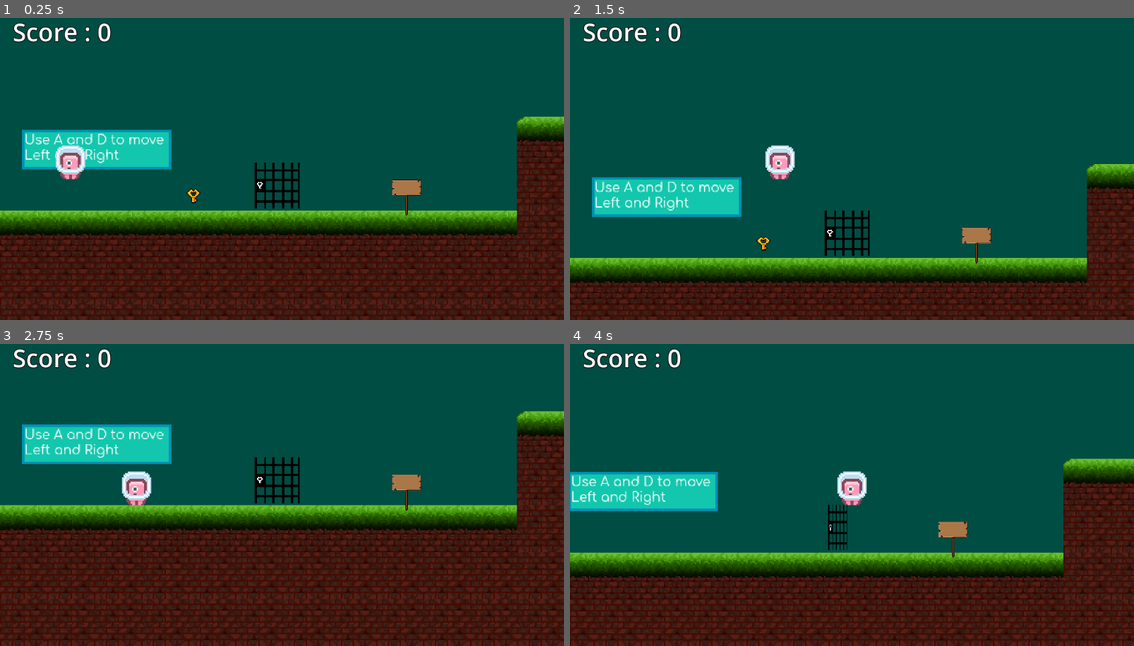
Above: before the commit, frames 1-4 (two rows, left to right).
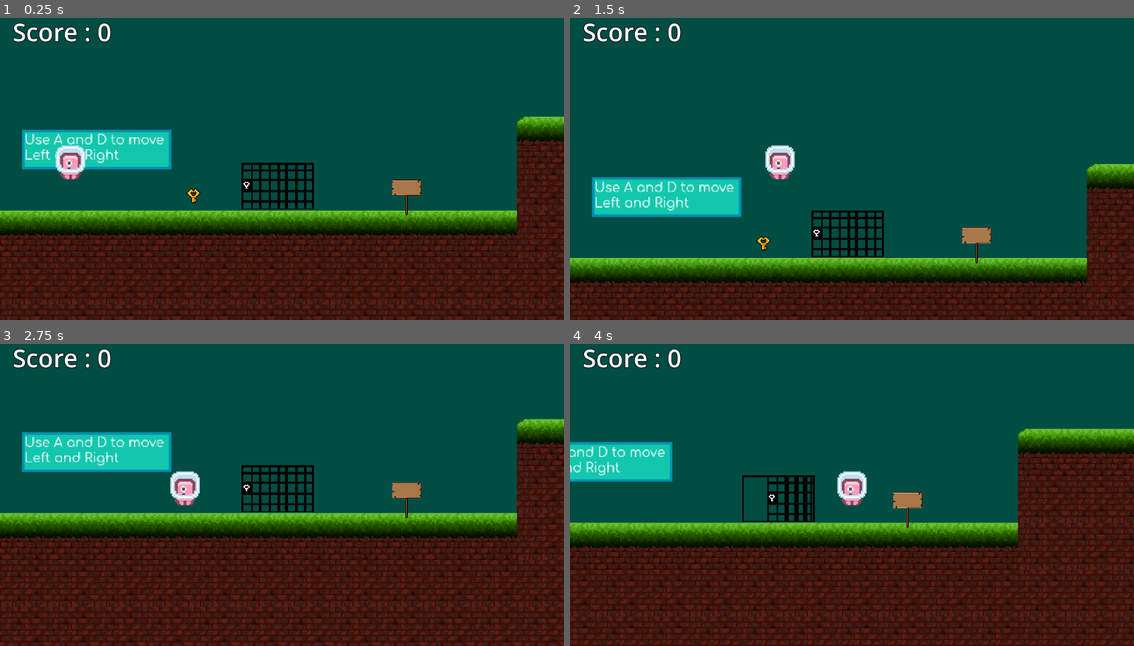
Above: after the commit, the same moments.

Repository: RetroRabiul/Platformer2D
Game: Godot game, scene res://scenes/Level1.tscn
Two runs of this game, one before a commit and one after it. Both use one fixed random seed, a clock stepped at 60 frames per second and the inputs below.
Inputs:
- Up to frame 1 (0.25 s): no input
- Up to frame 2 (1.5 s): hold D from 0.53 s (still down); tap Space at 0.77 s
- Up to frame 3 (2.75 s): tap Space at 1.52 s; release D at 2.03 s; hold A from 2.03 s (still down)
- Up to frame 4 (4 s): release A at 2.78 s; hold D from 2.78 s (still down); tap Space at 3.02, 3.77 s

The runs differ from the first frame. In frame 1, 1.1% of the frame differs, in the area x 42-56%, y 47-64%; in frame 2, 1.1%; in frame 3, 24%; in frame 4, 32%, in the area x 0-100%, y 28-100%.

Commit message:
animation

Diff:
--- a/scenes/cage.tscn
+++ b/scenes/cage.tscn
@@ -1,27 +1,132 @@
-[gd_scene load_steps=7 format=3 uid="uid://b43qre0hgye5w"]
+[gd_scene load_steps=31 format=3 uid="uid://b43qre0hgye5w"]
 
-[ext_resource type="Texture2D" uid="uid://qtyk4b8xpg4b" path="res://assets/Sprites/Objects/Cage.png" id="1_h48da"]
 [ext_resource type="Script" path="res://scripts/cage.gd" id="1_we2vj"]
-[ext_resource type="Texture2D" uid="uid://v6xe87xrr7uw" path="res://assets/Sprites/Objects/CageOpen.png" id="3_ya5bu"]
+[ext_resource type="Texture2D" uid="uid://3xcw0u2amjol" path="res://assets/Sprites/Objects/CageOpening/CageClosed.png" id="2_g64w0"]
+[ext_resource type="Texture2D" uid="uid://chd2i3xtga5do" path="res://assets/Sprites/Objects/CageOpening/CageOpening.png" id="3_ghh72"]
+[ext_resource type="Texture2D" uid="uid://cmv8jhdgqvsi2" path="res://assets/Sprites/Objects/CageOpening/CageOpening2.png" id="4_dwscr"]
+[ext_resource type="Texture2D" uid="uid://c8uhdx3jejj85" path="res://assets/Sprites/Objects/CageOpening/CageOpening3.png" id="5_cn83j"]
+[ext_resource type="Texture2D" uid="uid://rkiehk2cx5xf" path="res://assets/Sprites/Objects/CageOpening/CageOpening4.png" id="6_fjlks"]
+[ext_resource type="Texture2D" uid="uid://couw43seeddk1" path="res://assets/Sprites/Objects/CageOpening/CageOpening5.png" id="7_adxfr"]
+[ext_resource type="Texture2D" uid="uid://bdnoonqsp4pxe" path="res://assets/Sprites/Objects/CageOpening/CageOpening6.png" id="8_k3c2y"]
+[ext_resource type="Texture2D" uid="uid://bdtwjr4f1cxl6" path="res://assets/Sprites/Objects/CageOpening/CageOpening7.png" id="9_3cx2g"]
+[ext_resource type="Texture2D" uid="uid://ds7dx13tptv1j" path="res://assets/Sprites/Objects/CageOpening/CageOpening8.png" id="10_616dj"]
+[ext_resource type="Texture2D" uid="uid://dvcnbop0jm0e0" path="res://assets/Sprites/Objects/CageOpening/CageOpening9.png" id="11_7wput"]
+[ext_resource type="Texture2D" uid="uid://c44ax0hn20m4c" path="res://assets/Sprites/Objects/CageOpening/CageOpening10.png" id="12_nqu4j"]
+[ext_resource type="Texture2D" uid="uid://ci5v5rxo01p7b" path="res://assets/Sprites/Objects/CageOpening/CageOpening11.png" id="13_1seaf"]
+[ext_resource type="Texture2D" uid="uid://dfios86kh30dn" path="res://assets/Sprites/Objects/CageOpening/CageOpening12.png" id="14_gnfu7"]
+[ext_resource type="Texture2D" uid="uid://b8oxks3lv5d5n" path="res://assets/Sprites/Objects/CageOpening/CageOpening13.png" id="15_plnwt"]
+[ext_resource type="Texture2D" uid="uid://d3j3d4kwfrt83" path="res://assets/Sprites/Objects/CageOpening/CageOpening14.png" id="16_e66rn"]
+[ext_resource type="Texture2D" uid="uid://dhg8nxonm1cjj" path="res://assets/Sprites/Objects/CageOpening/CageOpening15.png" id="17_mxwdi"]
+[ext_resource type="Texture2D" uid="uid://cntymv2ymivk1" path="res://assets/Sprites/Objects/CageOpening/CageOpening16.png" id="18_equ7s"]
+[ext_resource type="Texture2D" uid="uid://y4oht1f61pha" path="res://assets/Sprites/Objects/CageOpening/CageOpening17.png" id="19_f2no6"]
+[ext_resource type="Texture2D" uid="uid://dhy7lokdsiqk3" path="res://assets/Sprites/Objects/CageOpening/CageOpening18.png" id="20_ixlj0"]
+[ext_resource type="Texture2D" uid="uid://dk3w8y4f6pd2n" path="res://assets/Sprites/Objects/CageOpening/CageOpening19.png" id="21_7iqng"]
+[ext_resource type="Texture2D" uid="uid://baea3n0ys6bas" path="res://assets/Sprites/Objects/CageOpening/CageOpening20.png" id="22_w1uop"]
+[ext_resource type="Texture2D" uid="uid://cdocxr7eagshg" path="res://assets/Sprites/Objects/CageOpening/CageOpening21.png" id="23_sysml"]
+[ext_resource type="Texture2D" uid="uid://bec8sup3a5uux" path="res://assets/Sprites/Objects/CageOpening/CageOpening23.png" id="24_u6nyk"]
+[ext_resource type="Texture2D" uid="uid://5387jgs3vxu1" path="res://assets/Sprites/Objects/CageOpening/CageOpening24.png" id="25_qmy77"]
+[ext_resource type="Texture2D" uid="uid://dteoibgiaolx3" path="res://assets/Sprites/Objects/CageOpening/CageOpening25.png" id="26_xetbq"]
+[ext_resource type="Texture2D" uid="uid://0pid28et0l6p" path="res://assets/Sprites/Objects/CageOpening/CageOpening26.png" id="27_oy6pv"]
 
 [sub_resource type="RectangleShape2D" id="RectangleShape2D_unfqj"]
+size = Vector2(30.9524, 19.0476)
 
 [sub_resource type="SpriteFrames" id="SpriteFrames_tc8dp"]
 animations = [{
 "frames": [{
 "duration": 1.0,
-"texture": ExtResource("1_h48da")
+"texture": ExtResource("2_g64w0")
+}],
+"loop": false,
+"name": &"locked",
+"speed": 5.0
+}, {
+"frames": [{
+"duration": 1.0,
+"texture": ExtResource("2_g64w0")
 }, {
 "duration": 1.0,
-"texture": ExtResource("3_ya5bu")
+"texture": ExtResource("3_ghh72")
+}, {
+"duration": 1.0,
+"texture": ExtResource("4_dwscr")
+}, {
+"duration": 1.0,
+"texture": ExtResource("5_cn83j")
+}, {
+"duration": 1.0,
+"texture": ExtResource("6_fjlks")
+}, {
+"duration": 1.0,
+"texture": ExtResource("7_adxfr")
+}, {
+"duration": 1.0,
+"texture": ExtResource("8_k3c2y")
+}, {
+"duration": 1.0,
+"texture": ExtResource("9_3cx2g")
+}, {
+"duration": 1.0,
+"texture": ExtResource("10_616dj")
+}, {
+"duration": 1.0,
+"texture": ExtResource("11_7wput")
+}, {
+"duration": 1.0,
+"texture": ExtResource("12_nqu4j")
+}, {
+"duration": 1.0,
+"texture": ExtResource("13_1seaf")
+}, {
+"duration": 1.0,
+"texture": ExtResource("14_gnfu7")
+}, {
+"duration": 1.0,
+"texture": ExtResource("15_plnwt")
+}, {
+"duration": 1.0,
+"texture": ExtResource("16_e66rn")
+}, {
+"duration": 1.0,
+"texture": ExtResource("17_mxwdi")
+}, {
+"duration": 1.0,
+"texture": ExtResource("18_equ7s")
+}, {
+"duration": 1.0,
+"texture": ExtResource("19_f2no6")
+}, {
+"duration": 1.0,
+"texture": ExtResource("20_ixlj0")
+}, {
+"duration": 1.0,
+"texture": ExtResource("21_7iqng")
+}, {
+"duration": 1.0,
+"texture": ExtResource("22_w1uop")
+}, {
+"duration": 1.0,
+"texture": ExtResource("23_sysml")
+}, {
+"duration": 1.0,
+"texture": ExtResource("24_u6nyk")
+}, {
+"duration": 1.0,
+"texture": ExtResource("25_qmy77")
+}, {
+"duration": 1.0,
+"texture": ExtResource("26_xetbq")
+}, {
+"duration": 1.0,
+"texture": ExtResource("27_oy6pv")
 }],
-"loop": false,
-"name": &"default",
-"speed": 5.0
+"loop": true,
+"name": &"open",
+"speed": 20.0
 }]
 
 [sub_resource type="RectangleShape2D" id="RectangleShape2D_hwhsy"]
-size = Vector2(18.4524, 19.5238)
+size = Vector2(29.7619, 19.0476)
 
 [node name="Cage" type="StaticBody2D"]
 scale = Vector2(1.68, 1.68)
@@ -30,14 +135,16 @@
 [node name="Area2D" type="Area2D" parent="."]
 
 [node name="CageCollision" type="CollisionShape2D" parent="Area2D"]
+position = Vector2(-0.595238, 0)
 shape = SubResource("RectangleShape2D_unfqj")
 
 [node name="Cage" type="AnimatedSprite2D" parent="Area2D"]
 scale = Vector2(0.3, 0.3)
 sprite_frames = SubResource("SpriteFrames_tc8dp")
+animation = &"open"
 
 [node name="CageClosed" type="CollisionShape2D" parent="."]
-position = Vector2(-0.297619, 0.238095)
+position = Vector2(-1.70299e-06, 2.55448e-06)
 shape = SubResource("RectangleShape2D_hwhsy")
 
 [connection signal="body_entered" from="Area2D" to="." method="_on_area_2d_body_entered"]
--- a/scripts/cage.gd
+++ b/scripts/cage.gd
@@ -1,21 +1,33 @@
 extends StaticBody2D
 
 var haveKey = false
+var gate_locked = true
 
+#@onready var opening = $Area2D/Cage
 # Called when the node enters the scene tree for the first time.
 func _ready():
-	GlobalSignal.gotkey.connect(GotCageKey)
+	GlobalSignal.got_key.connect(_get_cage_key)
+	$Area2D/Cage.play("locked")
 
-func GotCageKey():
+func _get_cage_key():
 	haveKey = true
 
 # Called every frame. 'delta' is the elapsed time since the previous frame.
 func _process(delta):
 	pass
 
-
 func _on_area_2d_body_entered(body):
 	if body.is_in_group("Player"):
-		if haveKey :
-			$Area2D/Cage.frame += 1
-			print("frame")
+		if haveKey and gate_locked :
+			_opening()
+			$Area2D/Cage.play("open")
+			gate_locked = false
+			$CageClosed.set_deferred("disabled", true)
+			print("frame" + str($Area2D/Cage.frame))
+
+
+func _opening():
+	print("frame" + str($Area2D/Cage.frame))
+	if $Area2D/Cage.frame == 25:
+		$Area2D/Cage.stop("open")
+		print("frame" + str($Area2D/Cage.frame))
--- a/scripts/cage_key.gd
+++ b/scripts/cage_key.gd
@@ -13,5 +13,5 @@
 
 func _on_body_entered(body):
 	if body.is_in_group("Player"):
-		GlobalSignal.emit_signal("cagekey")
+		GlobalSignal.emit_signal("cage_key")
 		queue_free()
--- a/scripts/player.gd
+++ b/scripts/player.gd
@@ -11,7 +11,7 @@
 #@onready var score_text : Label = get_node("CanvasLayer/ScoreLabel")
 
 func _ready():
-	GlobalSignal.cagekey.connect(CagekeyClct)
+	GlobalSignal.cage_key.connect(CagekeyClct)
 	#GlobalSignal.show_sign.connect(_show_sign)
 	#GlobalSignal.hide_sign.connect(_hide_sign)
 
@@ -44,7 +44,7 @@
 
 func CagekeyClct():
 	key_collected = true
-	GlobalSignal.emit_signal("gotkey")
+	GlobalSignal.emit_signal("got_key")
 
 #func _show_sign(sign_text):
 	#$CanvasLayer/SignText.text += sign_text
--- a/scripts/signal.gd
+++ b/scripts/signal.gd
@@ -7,5 +7,5 @@
 signal show_sign(sign_text)
 signal hide_sign()
 
-signal cagekey()
-signal gotkey()
+signal cage_key()
+signal got_key()
Binary file added: assets/Sprites/Objects/CageOpening/CageClosed.png
Not shown, added: assets/Sprites/Objects/CageOpening/CageClosed.png.import
Binary file added: assets/Sprites/Objects/CageOpening/CageOpening.png
Not shown, added: assets/Sprites/Objects/CageOpening/CageOpening.png.import
Binary file added: assets/Sprites/Objects/CageOpening/CageOpening10.png
Not shown, added: assets/Sprites/Objects/CageOpening/CageOpening10.png.import
Binary file added: assets/Sprites/Objects/CageOpening/CageOpening11.png
Not shown, added: assets/Sprites/Objects/CageOpening/CageOpening11.png.import
Binary file added: assets/Sprites/Objects/CageOpening/CageOpening12.png
Not shown, added: assets/Sprites/Objects/CageOpening/CageOpening12.png.import
Binary file added: assets/Sprites/Objects/CageOpening/CageOpening13.png
Not shown, added: assets/Sprites/Objects/CageOpening/CageOpening13.png.import
(and 40 more such lines)
